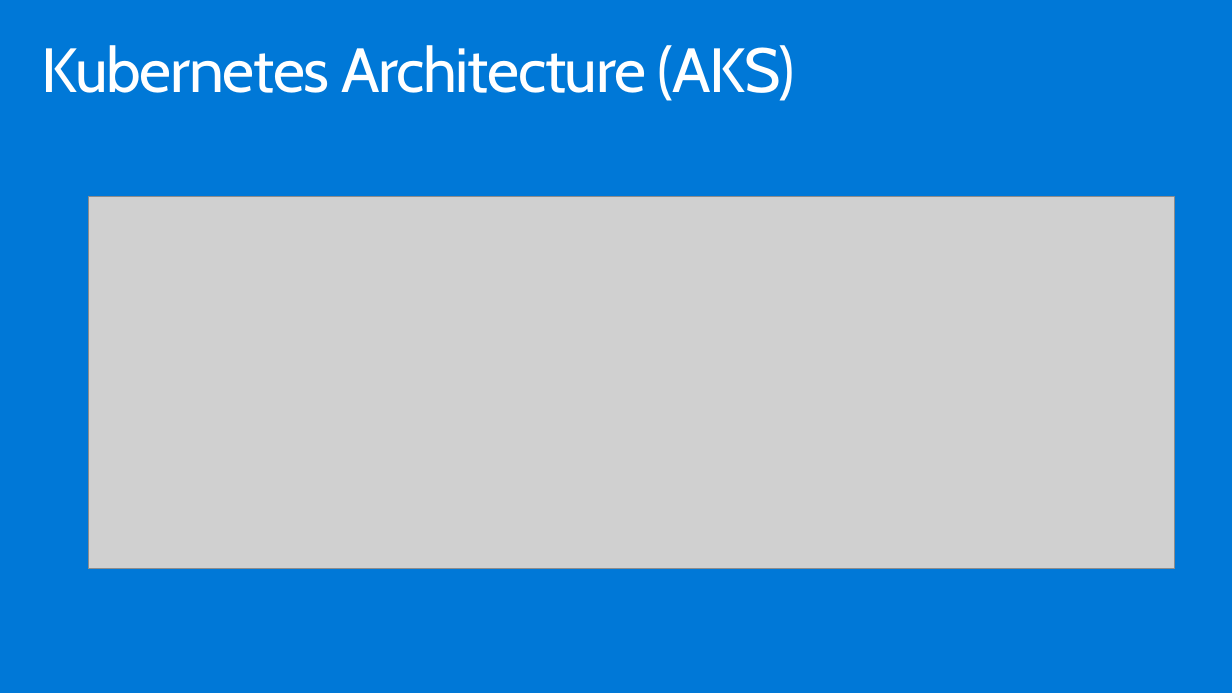
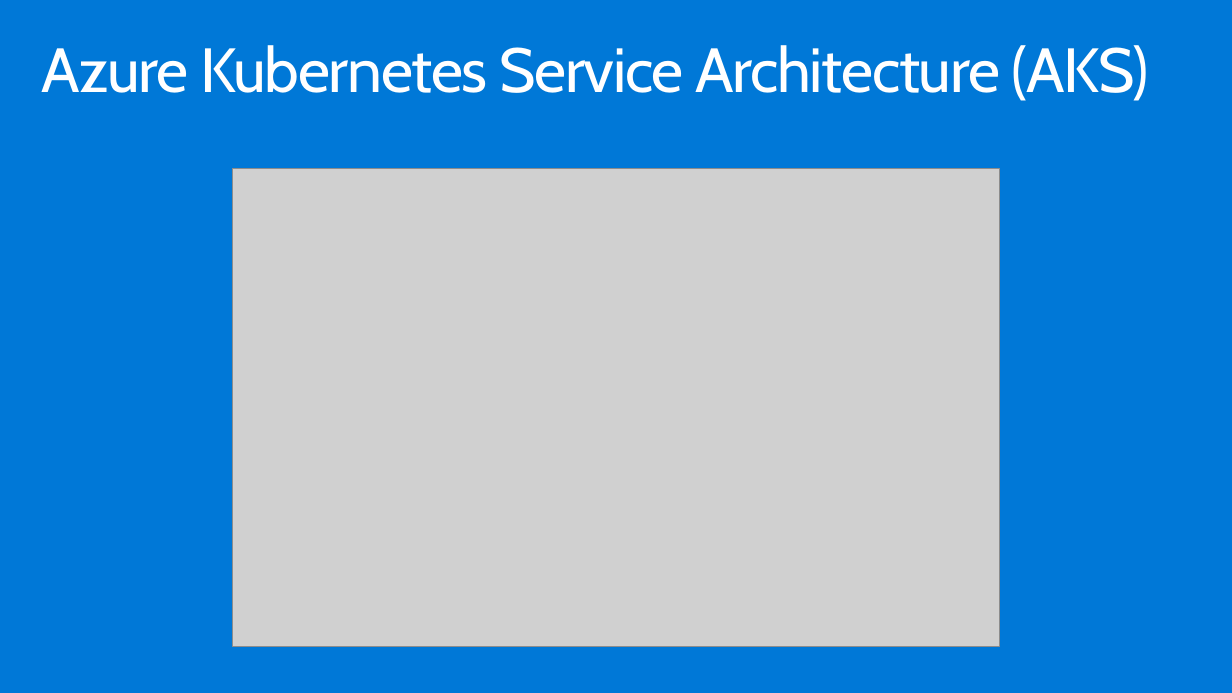
Before and after one commit to ActiveSolution/aiw-cloud-native, a slide deck: slide 28 of AIW Cloud Native.pptx (slide 27 before the commit). Drawn at 1232x693 pixels with LibreOffice and Linux fonts; fonts in the diff are those of the drawing; grey boxes stand for pictures. Boxes give left, top, right and bottom in pixels: in the first picture for what was removed or moved away, otherwise in the second. Text is boxed around its words. In the diff, an @@ line names an element or a change of style, - is before the commit and + after.

```diff
--- a/AIW Cloud Native.pptx
+++ b/AIW Cloud Native.pptx
@@ title at bbox=[42, 45, 1149, 101]: text changed @@
-Kubernetes Architecture (AKS)
+Azure Kubernetes Service Architecture (AKS)
@@ picture: place and size @@
-picture at bbox=[89, 197, 1175, 569]
+picture at bbox=[233, 169, 1000, 647]
```
Also in this commit, not shown: 6 other slides changed, 2 slides added.
